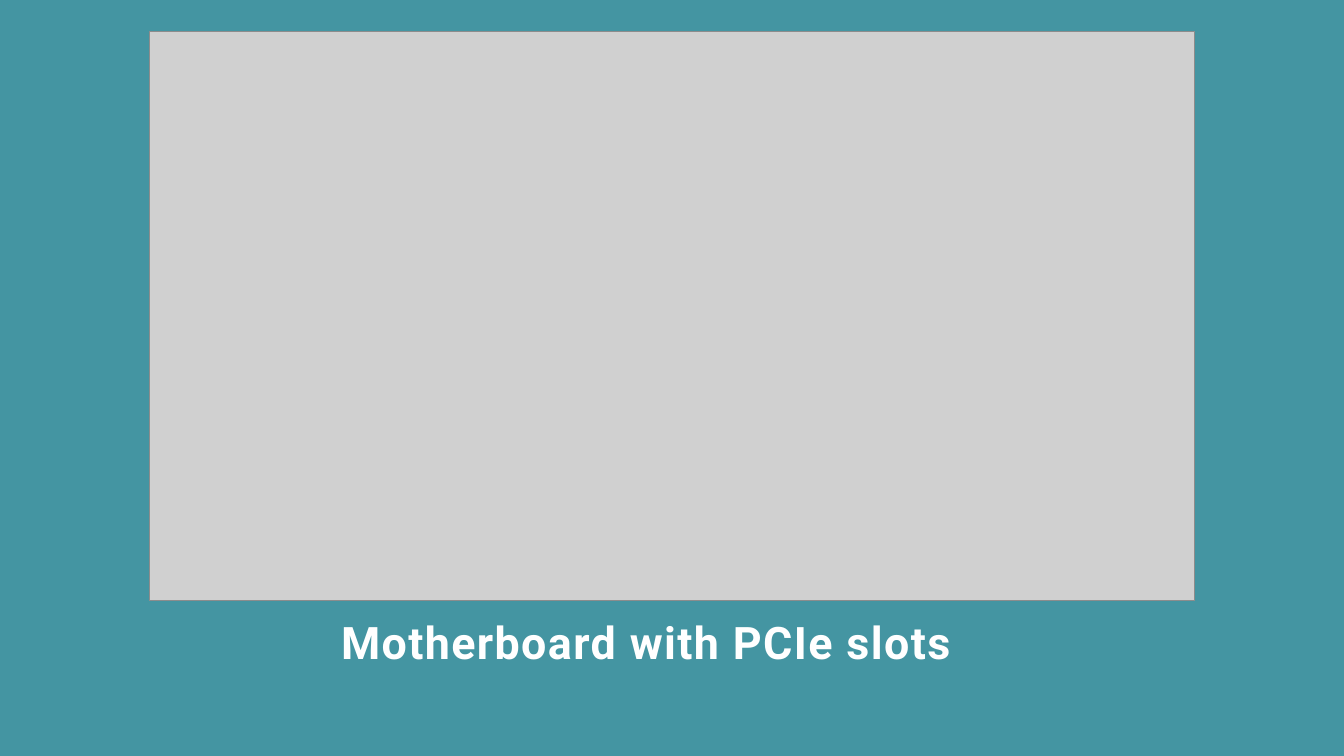
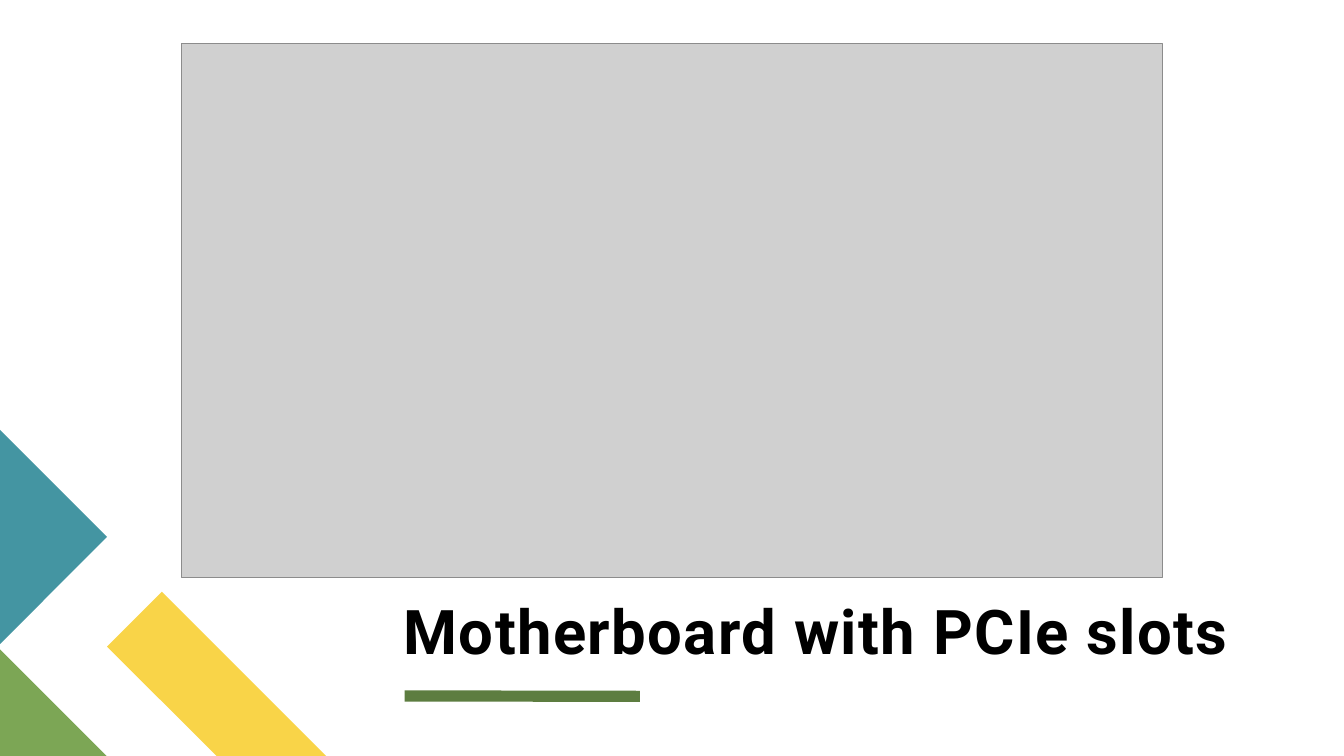
Before and after one commit to ToddBCarter/Classwork, a slide deck: slide 3 of ENGL317/Project2/Project2SlideShow.pptx. Drawn at 1344x756 pixels with LibreOffice and Linux fonts; fonts in the diff are those of the drawing; grey boxes stand for pictures. Boxes give left, top, right and bottom in pixels: in the first picture for what was removed or moved away, otherwise in the second. Text is boxed around its words. In the diff, an @@ line names an element or a change of style, - is before the commit and + after.

```diff
--- a/ENGL317/Project2/Project2SlideShow.pptx
+++ b/ENGL317/Project2/Project2SlideShow.pptx
@@ background #4495A2 to #FFFFFF @@
@@ picture: place and size @@
-picture at bbox=[149, 31, 1195, 601]
+picture at bbox=[181, 43, 1163, 578]
@@ freeform shape added at bbox=[0, 431, 107, 644], fill #4495A2 @@
@@ title "Motherboard with PCIe slots": place and size @@
-title "Motherboard with PCIe slots" at bbox=[341, 625, 950, 660]
+title "Motherboard with PCIe slots" at bbox=[404, 607, 1228, 655]
@@ title "Motherboard with PCIe slots" at bbox=[404, 607, 1228, 655]: size 32 to 44 pt, text colour #FFFFFF to #000000 @@
@@ freeform shape added at bbox=[107, 592, 326, 756], fill #F9D448 @@
@@ freeform shape added at bbox=[0, 649, 107, 756], fill #7CA655 @@
@@ line added from (404, 696) to (640, 697), #5D7D40 8 pt @@
```
Also in this commit, not shown: 4 other slides changed, 4 slides added, 2 slides removed, 2 other files.
